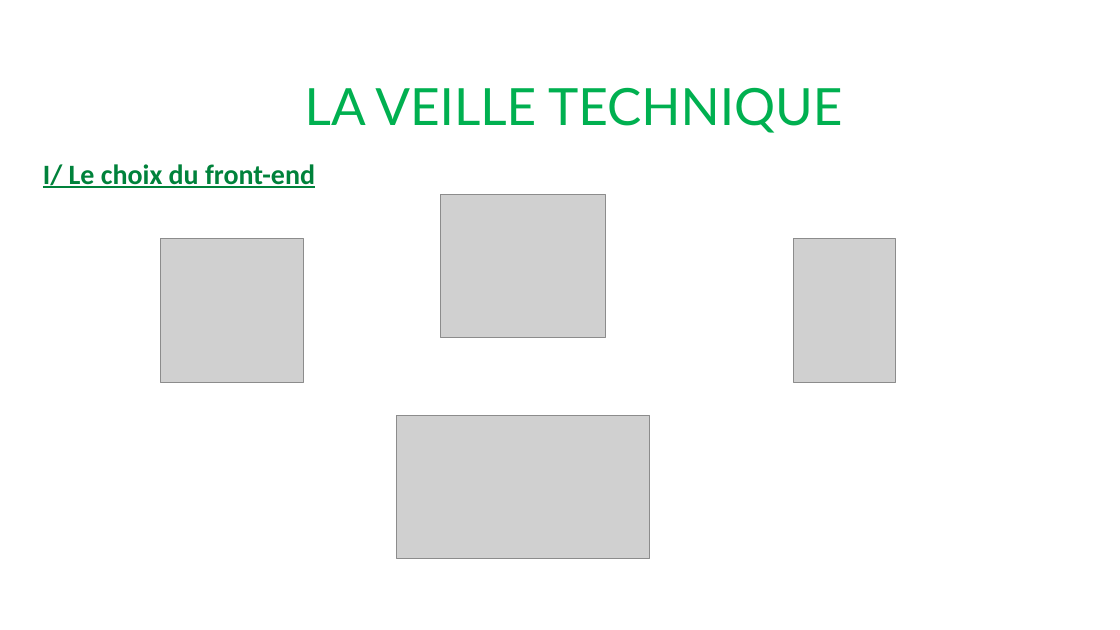
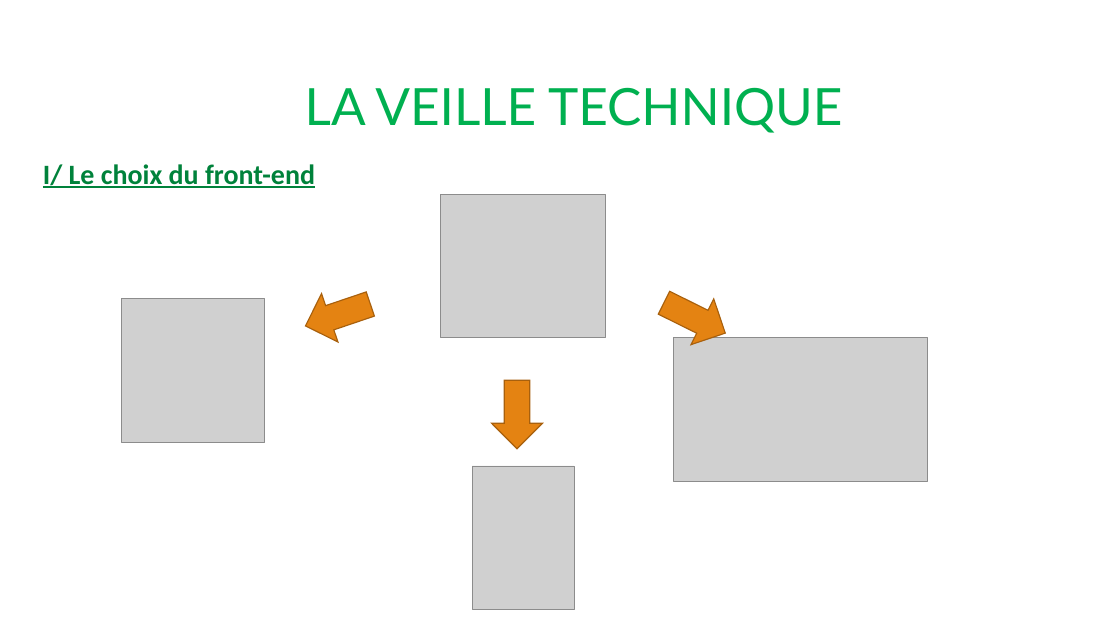
Before and after one commit to VinceDS99/Projet-4-Qwenta, a slide deck: slide 3 of Veille technique - Qwenta.pptx. Drawn at 1120x630 pixels with LibreOffice and Linux fonts; fonts in the diff are those of the drawing; grey boxes stand for pictures. Boxes give left, top, right and bottom in pixels: in the first picture for what was removed or moved away, otherwise in the second. Text is boxed around its words. In the diff, an @@ line names an element or a change of style, - is before the commit and + after.

```diff
--- a/Veille technique - Qwenta.pptx
+++ b/Veille technique - Qwenta.pptx
@@ picture: place and size @@
-picture at [160,239,304,382]
+picture at [122,299,266,443]
@@ down arrow added at [298,279,379,350], fill #E48312, outline #A9610D 1 pt @@
@@ down arrow added at [653,280,737,356], fill #E48312, outline #A9610D 1 pt @@
@@ picture: place and size @@
-picture at [397,415,650,559]
+picture at [674,338,928,481]
@@ down arrow added at [492,381,543,449], fill #E48312, outline #A9610D 1 pt @@
@@ picture: place and size @@
-picture at [794,239,896,382]
+picture at [472,466,574,610]
```
Also in this commit, not shown: 3 other slides changed, 2 other files.
